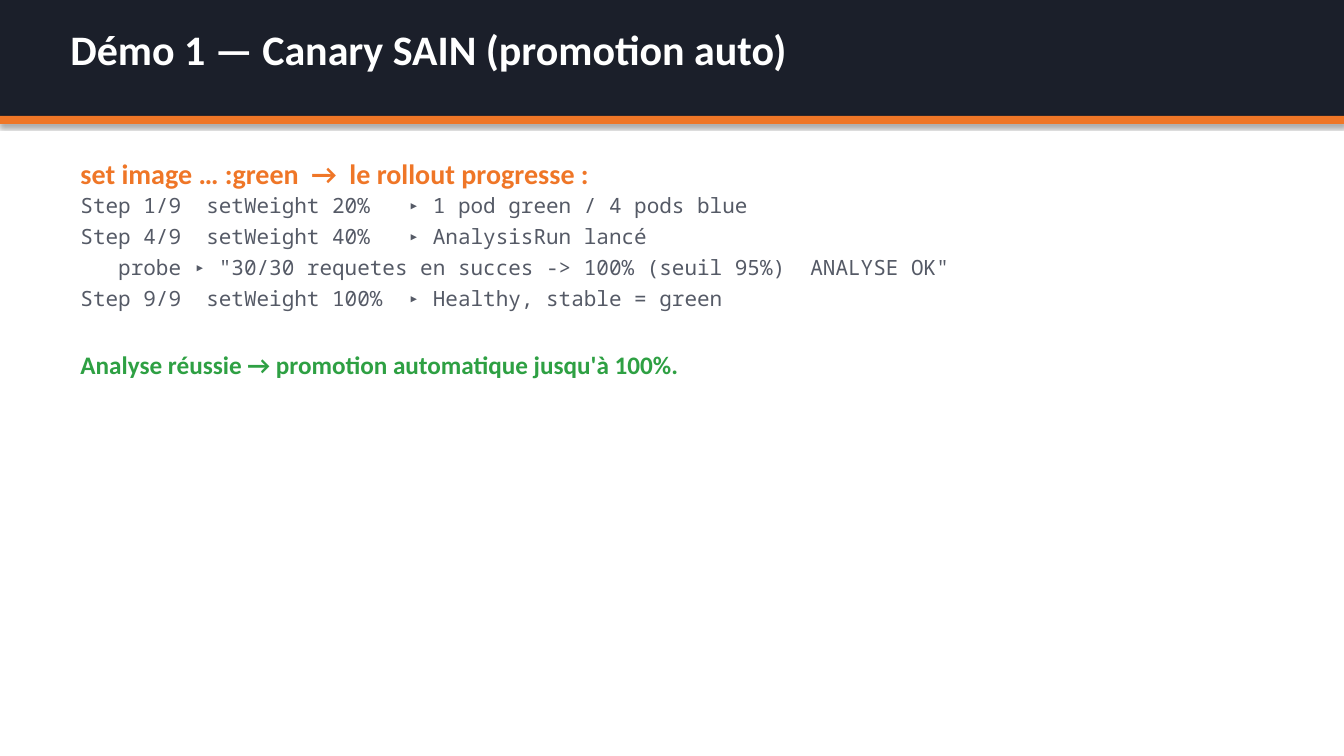
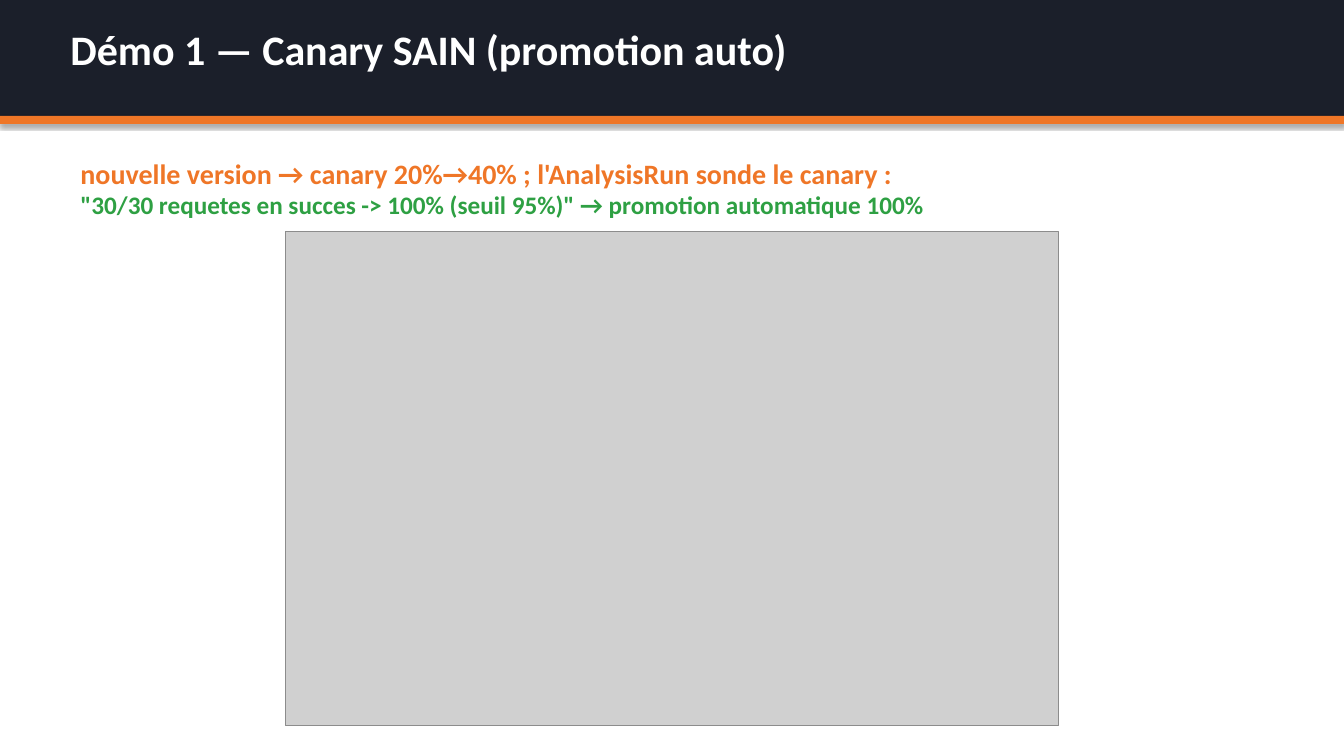
Before and after one commit to Louis-JB/argo-rollouts-demo, a slide deck: slide 11 of slides/argo-rollouts.pptx. Drawn at 1344x756 pixels with LibreOffice and Linux fonts; fonts in the diff are those of the drawing; grey boxes stand for pictures. Boxes give left, top, right and bottom in pixels: in the first picture for what was removed or moved away, otherwise in the second. Text is boxed around its words. In the diff, an @@ line names an element or a change of style, - is before the commit and + after.

Commit message:
Ajout des captures visuelles (images terminal) dans les slides
- Générateur render_terminal.py (PNG style terminal, colorisé)
- Images: canary en cours, rollback automatique, logs de sonde
- Slides démo 1 & 2 enrichies des sorties réelles du cluster

```diff
--- a/slides/argo-rollouts.pptx
+++ b/slides/argo-rollouts.pptx
@@ text at (x1=80, y1=164, x2=924, y2=218): text changed; size 15 to 18 pt; font Noto Sans Mono to Calibri; text colour #555A66 to #2EA043; bold on @@
-set image … :green → le rollout progresse :
-Step 1/9 setWeight 20% ▸ 1 pod green / 4 pods blue
-Step 4/9 setWeight 40% ▸ AnalysisRun lancé
-probe ▸ "30/30 requetes en succes -> 100% (seuil 95%) ANALYSE OK"
-Step 9/9 setWeight 100% ▸ Healthy, stable = green
-Analyse réussie → promotion automatique jusqu'à 100%.
+nouvelle version → canary 20%→40% ; l'AnalysisRun sonde le canary :
+"30/30 requetes en succes -> 100% (seuil 95%)" → promotion automatique 100%
@@ picture added at (x1=285, y1=232, x2=1059, y2=726) @@
```
Also in this commit, not shown: 1 other slide changed, 7 other files.
